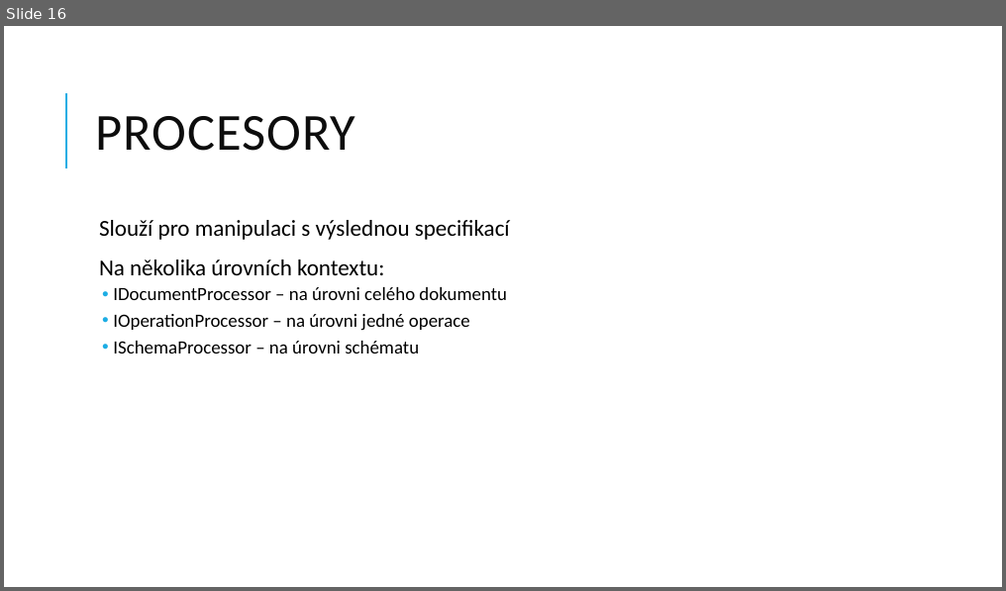
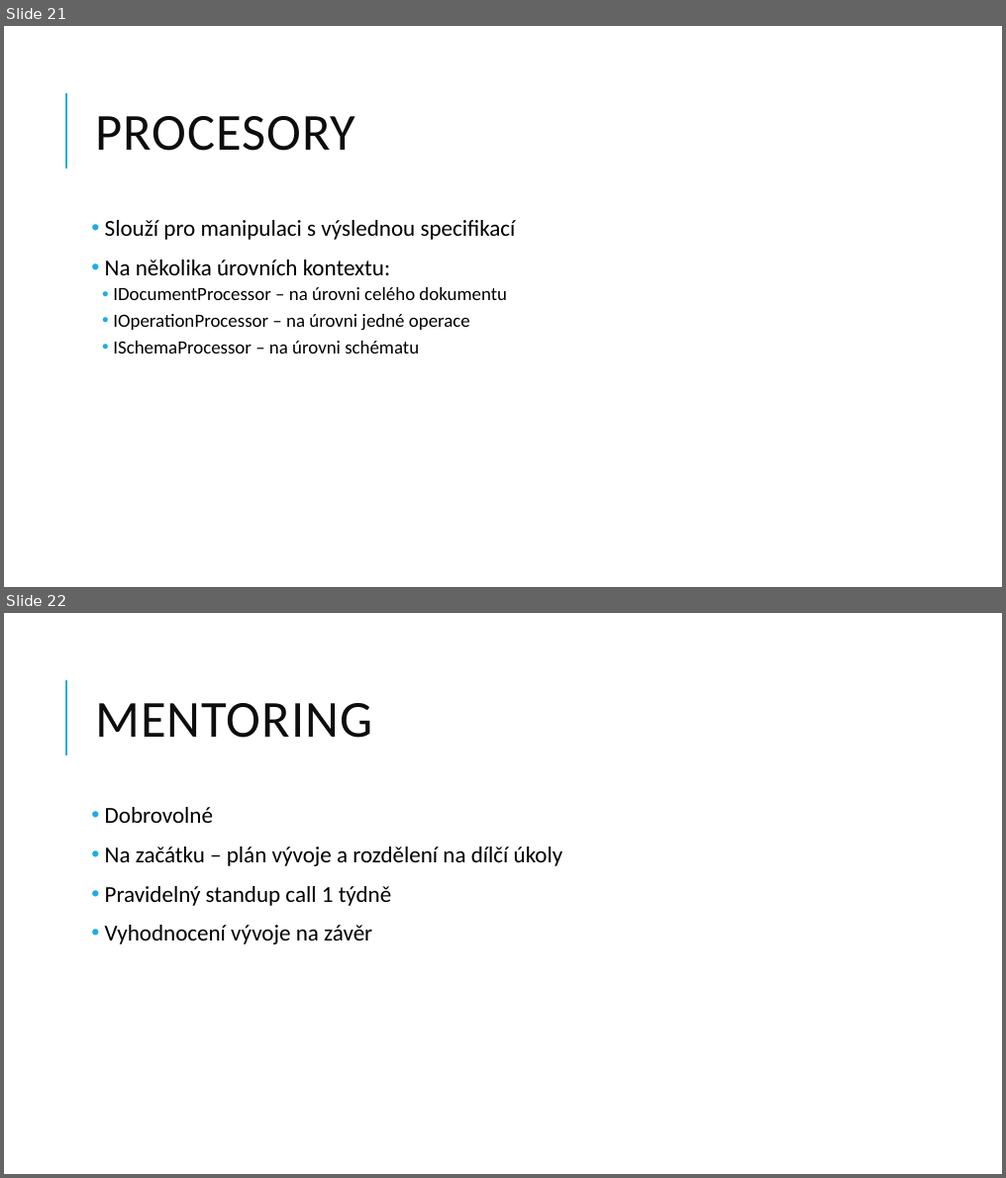
Before and after one commit to jasho/pv239-maui, a slide deck: 06_API/PV239-Xamarin-06_API.pptx. Shown one above the other, each under a label of ours: slide 16 before the commit, slides 21 and 22 after it. The pictures are 1006x591 and 1006x1178 pixels, drawn with LibreOffice and Linux fonts; fonts in the diff are those of the drawing. Boxes give left, top, right and bottom in pixels: in the first picture for what was removed or moved away, otherwise in the second. Text is boxed around its words. In the diff, an @@ line names an element or a change of style, - is before the commit and + after.

```diff
--- a/06_API/PV239-Xamarin-06_API.pptx
+++ b/06_API/PV239-Xamarin-06_API.pptx
@@ slide 22 added at [4, 613, 1002, 1174], background #FFFFFF; not listed: 1 template element that a slide beside it also shows @@
@@ title added at [95, 703, 372, 738], 50 pt, text #0D0D0D @@
+MENTORING
@@ text added at [105, 807, 563, 945], 22 pt, text #000000 @@
+• Dobrovolné
+• Na začátku – plán vývoje a rozdělení na dílčí úkoly
+• Pravidelný standup call 1 týdně
+• Vyhodnocení vývoje na závěr
@@ what was slide 16 is now slide 21 @@
@@ slide 21 changed as well @@
@@ text at [105, 220, 516, 275]: bullet   to • @@
```
Also in this commit, not shown: 15 other slides changed, 6 other slides added, 11 other files.
